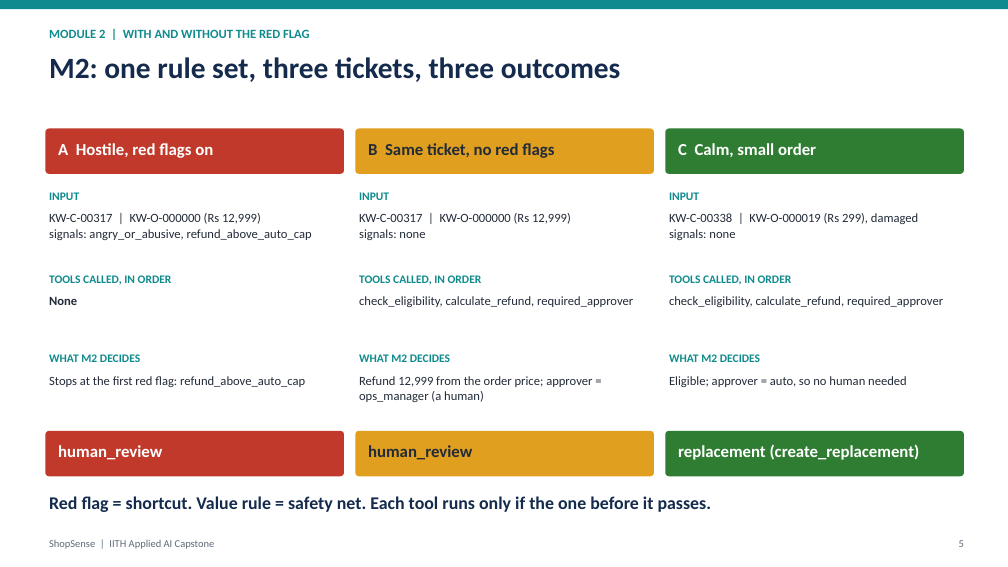
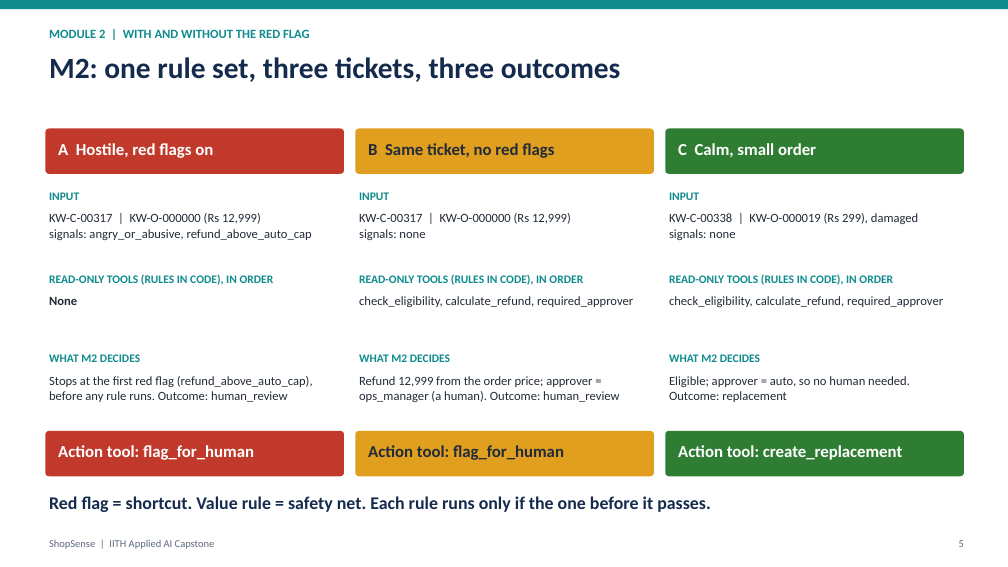
Before and after one commit to abhraj786/iith-ai-capstone-shopsense, a slide deck: slide 5 of docs/deck/iith-ai-capstone-shopsense.pptx. Drawn at 1008x567 pixels with LibreOffice and Linux fonts; fonts in the diff are those of the drawing. Boxes give left, top, right and bottom in pixels: in the first picture for what was removed or moved away, otherwise in the second. Text is boxed around its words. In the diff, an @@ line names an element or a change of style, - is before the commit and + after.

Commit message:
Deck: separate read-only rule tools from the action tool on M2 slides

```diff
--- a/docs/deck/iith-ai-capstone-shopsense.pptx
+++ b/docs/deck/iith-ai-capstone-shopsense.pptx
@@ text at (x1=49, y1=274, x2=274, y2=285): text changed @@
-TOOLS CALLED, IN ORDER
+READ-ONLY TOOLS (RULES IN CODE), IN ORDER
@@ text at (x1=359, y1=274, x2=583, y2=285): text changed @@
-TOOLS CALLED, IN ORDER
+READ-ONLY TOOLS (RULES IN CODE), IN ORDER
@@ text at (x1=669, y1=274, x2=893, y2=285): text changed @@
-TOOLS CALLED, IN ORDER
+READ-ONLY TOOLS (RULES IN CODE), IN ORDER
@@ text at (x1=49, y1=376, x2=313, y2=402): text changed @@
-Stops at the first red flag: refund_above_auto_cap
+Stops at the first red flag (refund_above_auto_cap), before any rule runs. Outcome: human_review
@@ text at (x1=359, y1=376, x2=619, y2=402): text changed @@
-Refund 12,999 from the order price; approver = ops_manager (a human)
+Refund 12,999 from the order price; approver = ops_manager (a human). Outcome: human_review
@@ text at (x1=669, y1=376, x2=910, y2=402): text changed @@
-Eligible; approver = auto, so no human needed
+Eligible; approver = auto, so no human needed. Outcome: replacement
@@ text at (x1=58, y1=445, x2=254, y2=460): text changed @@
-human_review
+Action tool: flag_for_human
@@ text at (x1=368, y1=445, x2=564, y2=460): text changed @@
-human_review
+Action tool: flag_for_human
@@ text at (x1=678, y1=445, x2=902, y2=460): text changed @@
-replacement (create_replacement)
+Action tool: create_replacement
@@ text at (x1=49, y1=496, x2=711, y2=512): text changed @@
-Red flag = shortcut. Value rule = safety net. Each tool runs only if the one before it passes.
+Red flag = shortcut. Value rule = safety net. Each rule runs only if the one before it passes.
```
Also in this commit, not shown: 1 other slide changed, 1 other file.
